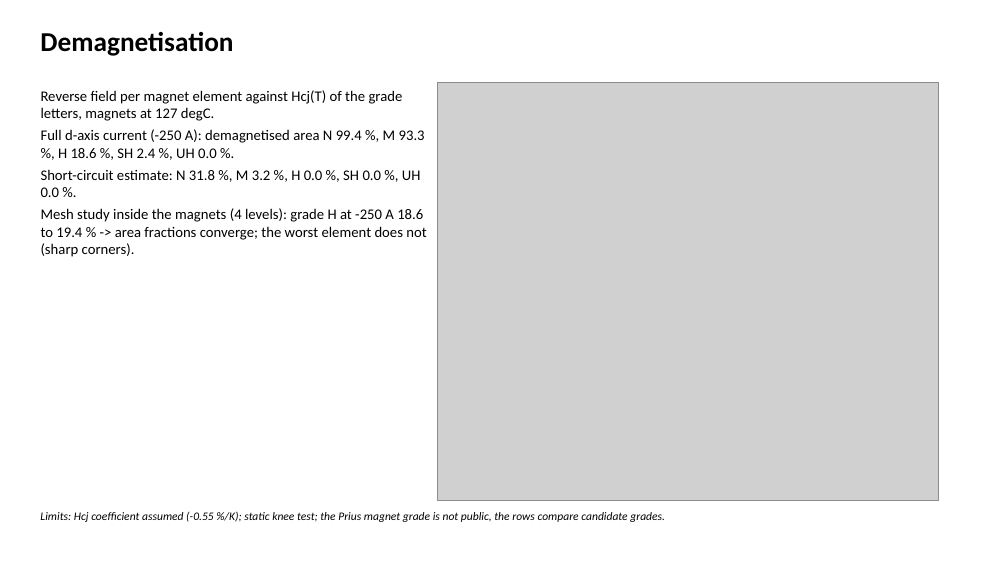
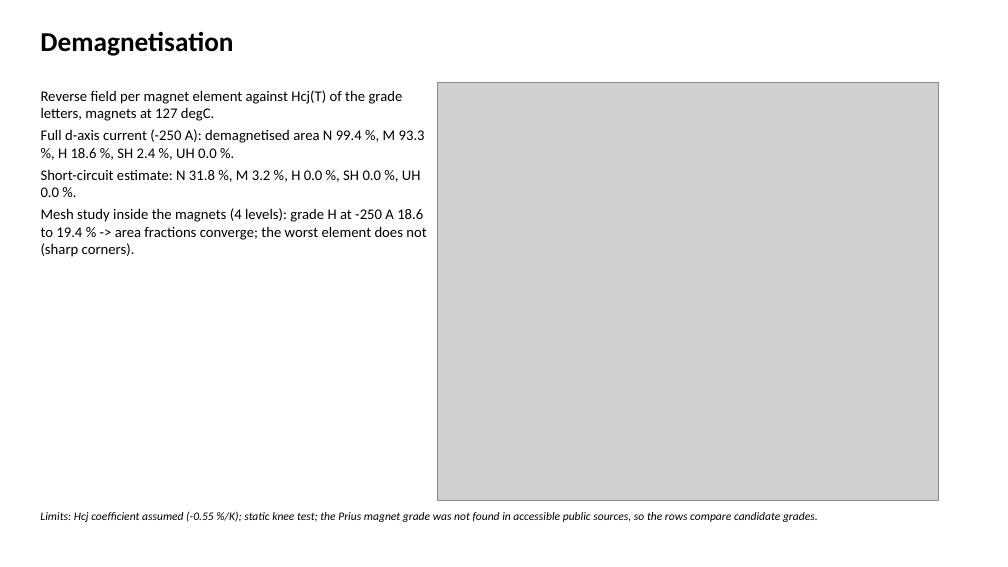
Before and after one commit to F123Dash/PINNeAPPle, a slide deck: slide 7 of examples/electrodynamics/results/18_emachine_slides.pptx. Drawn at 1008x567 pixels with LibreOffice and Linux fonts; fonts in the diff are those of the drawing; grey boxes stand for pictures. Boxes give left, top, right and bottom in pixels: in the first picture for what was removed or moved away, otherwise in the second. Text is boxed around its words. In the diff, an @@ line names an element or a change of style, - is before the commit and + after.

Commit message:
Machines: slides, fix the demagnetisation limits line

```diff
--- a/examples/electrodynamics/results/18_emachine_slides.pptx
+++ b/examples/electrodynamics/results/18_emachine_slides.pptx
@@ text at box(40, 511, 818, 522): text changed @@
-Limits: Hcj coefficient assumed (-0.55 %/K); static knee test; the Prius magnet grade is not public, the rows compare candidate grades.
+Limits: Hcj coefficient assumed (-0.55 %/K); static knee test; the Prius magnet grade was not found in accessible public sources, so the rows compare candidate grades.
```
Also in this commit, not shown: 2 other files.
